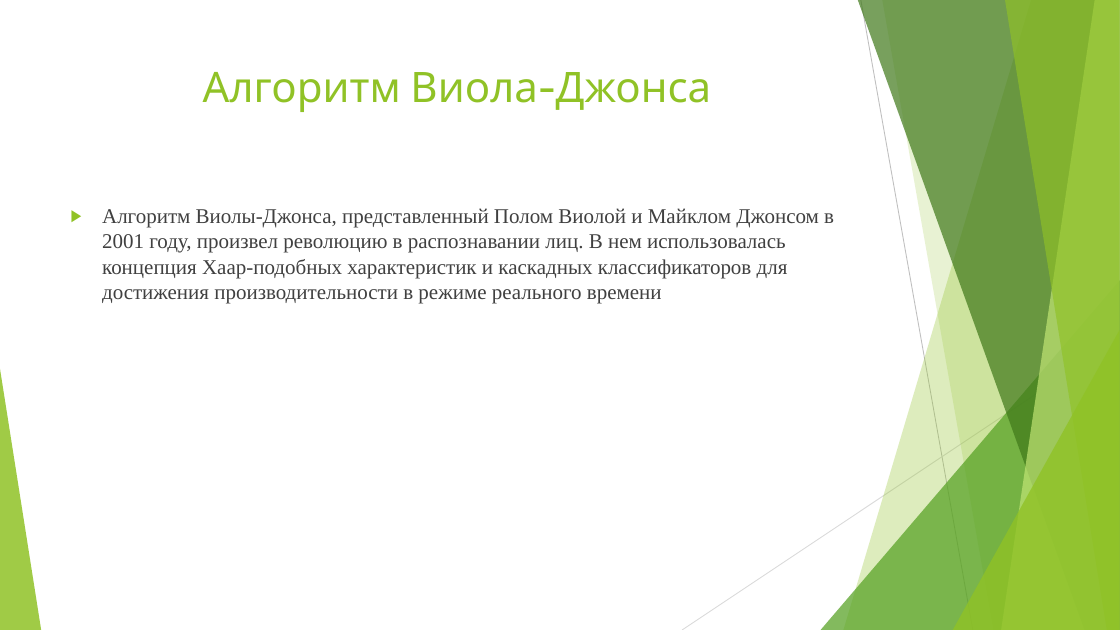
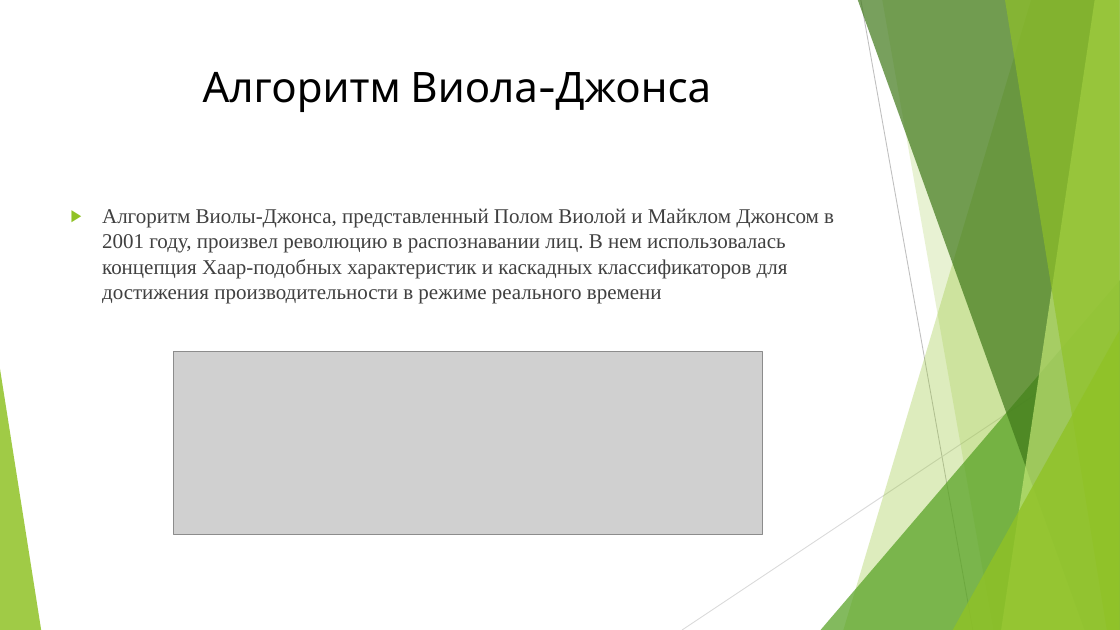
Before and after one commit to z3r069-lab/diploma, a slide deck: slide 9 of презентация_диплом_квасов_ПИ191(2).pptx. Drawn at 1120x630 pixels with LibreOffice and Linux fonts; fonts in the diff are those of the drawing; grey boxes stand for pictures. Boxes give left, top, right and bottom in pixels: in the first picture for what was removed or moved away, otherwise in the second. Text is boxed around its words. In the diff, an @@ line names an element or a change of style, - is before the commit and + after.

```diff
--- a/презентация_диплом_квасов_ПИ191(2).pptx
+++ b/презентация_диплом_квасов_ПИ191(2).pptx
@@ title "Алгоритм Виола-Джонса" at (x1=203, y1=72, x2=712, y2=112): text colour #90C226 to #000000 @@
@@ picture added at (x1=174, y1=352, x2=763, y2=535) @@
```
Also in this commit, not shown: 4 other slides changed, 4 slides added.
